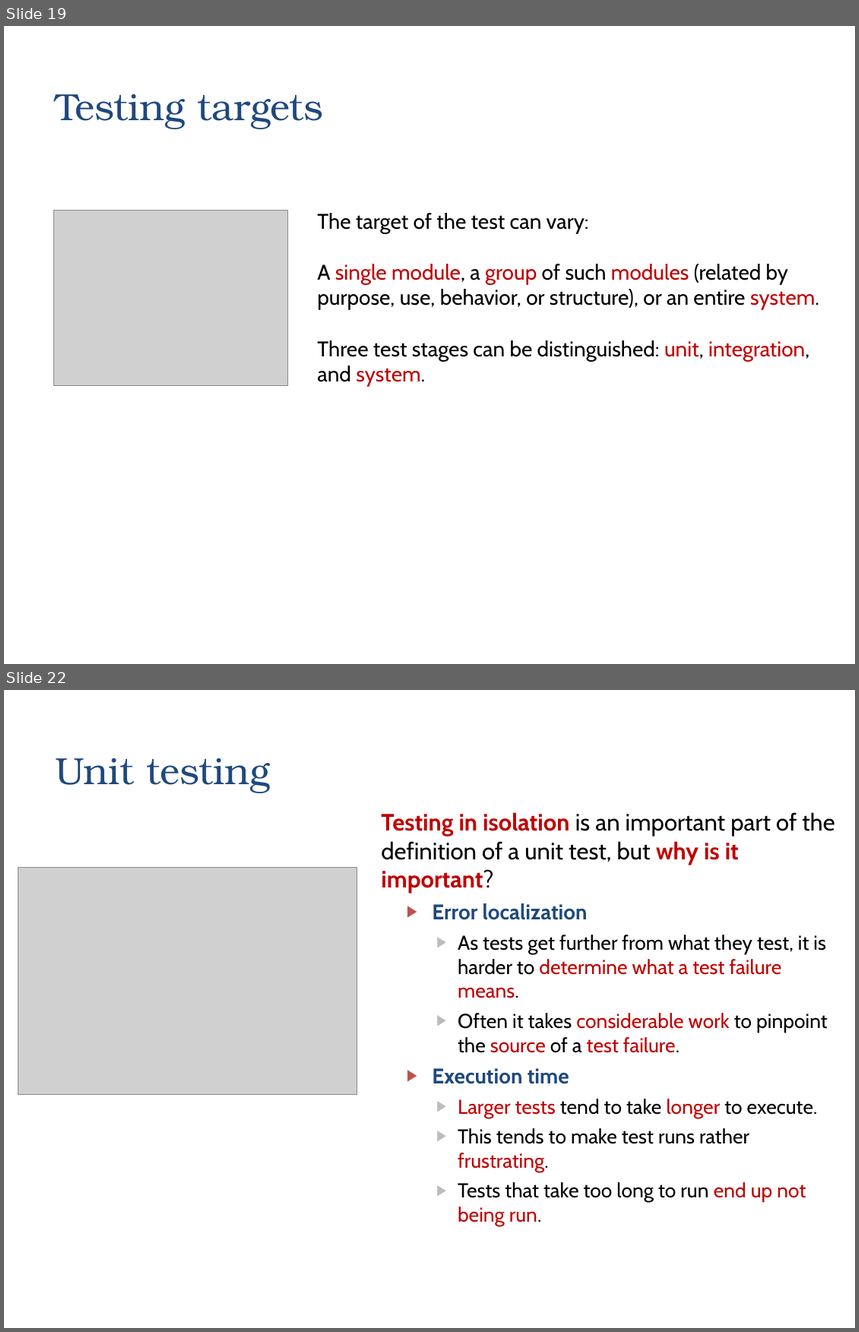
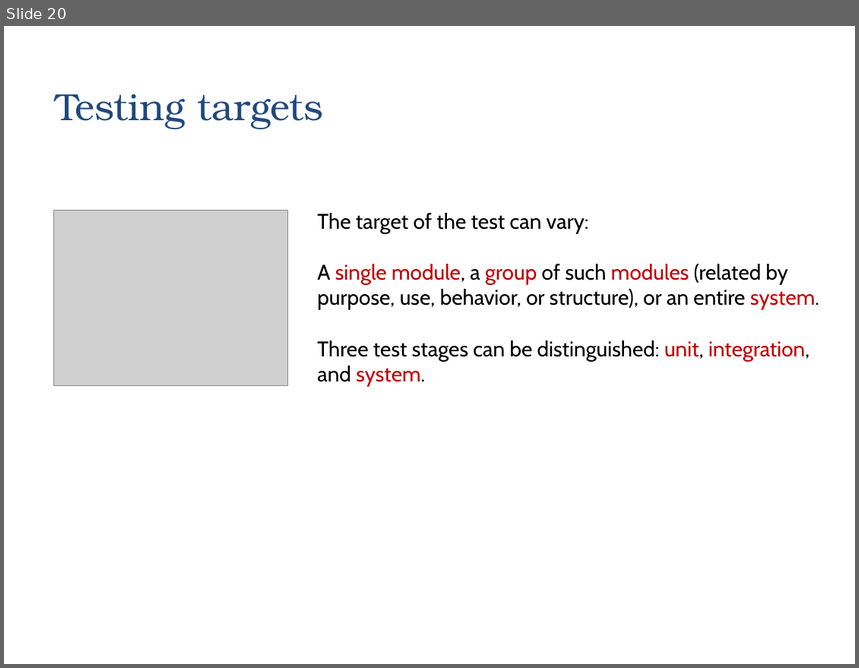
Before and after one commit to zarras/myy803-slides, a slide deck: 6-SoftEng-Testing.ppt. Shown one above the other, each under a label of ours: slides 19 and 22 before the commit, slide 20 after it; the slides between them are not shown. The pictures are 859x1332 and 859x668 pixels, drawn with LibreOffice and Linux fonts; fonts in the diff are those of the drawing; grey boxes stand for pictures. Boxes give left, top, right and bottom in pixels: in the first picture for what was removed or moved away, otherwise in the second. Text is boxed around its words. In the diff, an @@ line names an element or a change of style, - is before the commit and + after.

Commit message:
new version of testing slides

```diff
--- a/6-SoftEng-Testing.ppt
+++ b/6-SoftEng-Testing.ppt
@@ slide 22 removed at (4, 690, 855, 1328), background #FFFFFF @@
@@ title removed at (55, 758, 270, 793) @@
-Unit testing
@@ text removed at (381, 812, 835, 1227) @@
-Testing in isolation is an important part of the definition of a unit test, but why is it important?
-  ▶ Error localization
-    ▶ As tests get further from what they test, it is harder to determine what a test failure means.
-    ▶ Often it takes considerable work to pinpoint the source of a test failure.
-  ▶ Execution time
-    ▶ Larger tests tend to take longer to execute.
-    ▶ This tends to make test runs rather frustrating.
-    ▶ Tests that take too long to run end up not being run.
@@ picture removed at (18, 867, 357, 1094) @@
@@ what was slide 19 is now slide 20 @@
```
Also in this commit, not shown: 2 slides changed, 42 slides added, 19 other slides removed, 1 other file.
